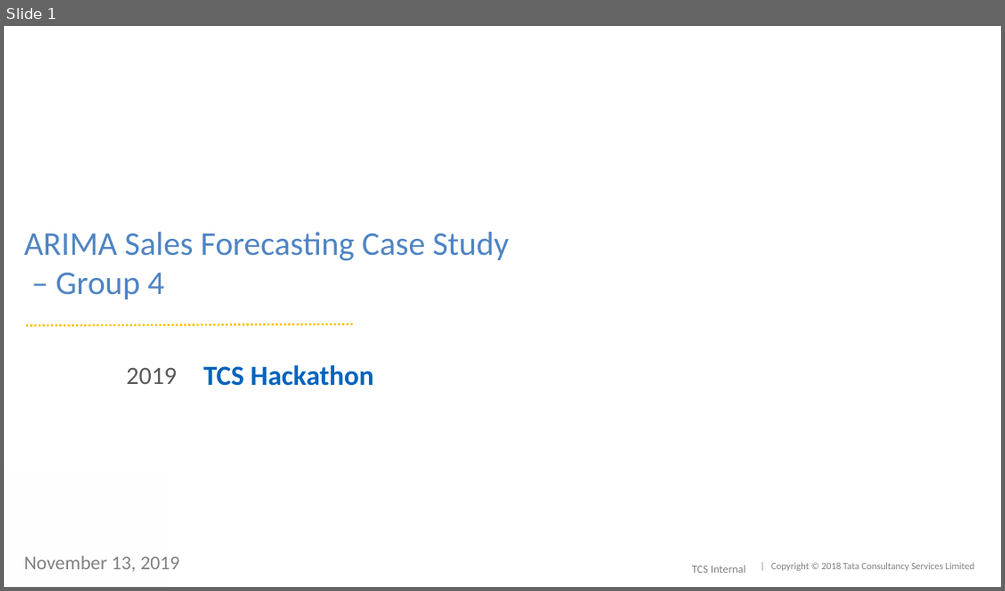
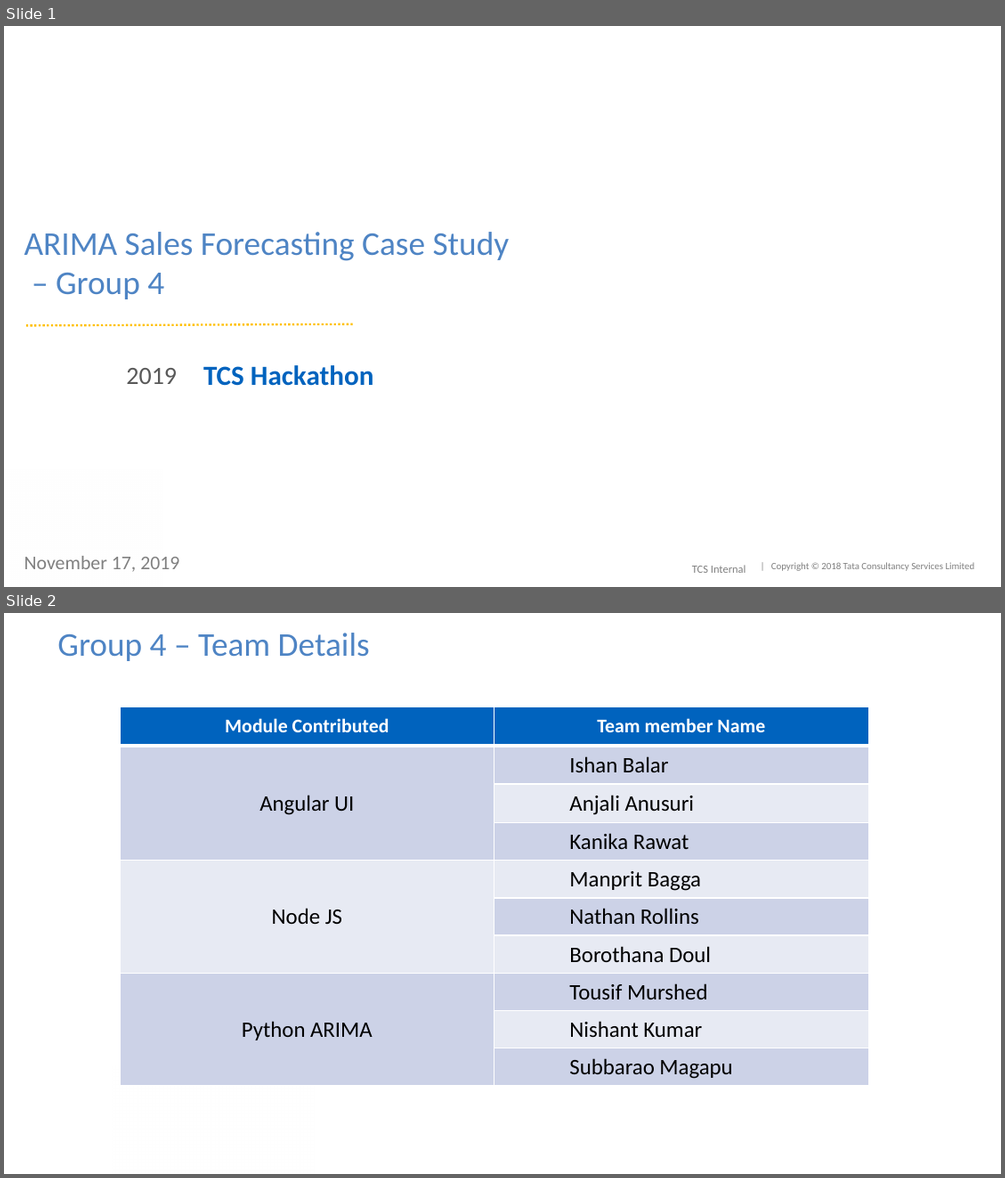
Before and after one commit to tousif-murshed/arima-orchestrator, a slide deck: Hackathon-Proposed Architecture.pptx. Shown one above the other, each under a label of ours: slide 1 before the commit, slides 1 and 2 after it. The pictures are 1005x591 and 1005x1178 pixels, drawn with LibreOffice and Linux fonts; fonts in the diff are those of the drawing; background and template pictures are left out. Boxes give left, top, right and bottom in pixels: in the first picture for what was removed or moved away, otherwise in the second. Text is boxed around its words. In the diff, an @@ line names an element or a change of style, - is before the commit and + after.

```diff
--- a/Hackathon-Proposed Architecture.pptx
+++ b/Hackathon-Proposed Architecture.pptx
@@ slide 2 added at <box>4,613,1001,1174</box>, background #FFFFFF @@
@@ title added at <box>57,633,370,661</box>, 24 pt, text #4E84C4 @@
+Group 4 – Team Details
@@ table added at <box>120,706,867,1086</box>, 10 rows, 2 columns @@
+Module Contributed | Team member Name
+Angular UI | Ishan Balar
+ | Anjali Anusuri
+ | Kanika Rawat
+Node JS | Manprit Bagga
+ | Nathan Rollins
+ | Borothana Doul
+Python ARIMA | Tousif Murshed
+ | Nishant Kumar
+ | Subbarao Magapu
@@ rectangle added at <box>112,1065,314,1174</box>, fill gradient #FFFFFF @@
@@ slide 1 changed as well @@
@@ text at <box>24,556,179,572</box>: text changed @@
-November 13, 2019
+November 17, 2019
```
Also in this commit, not shown: 3 other slides changed, 3 other slides added, 2 slides removed.
